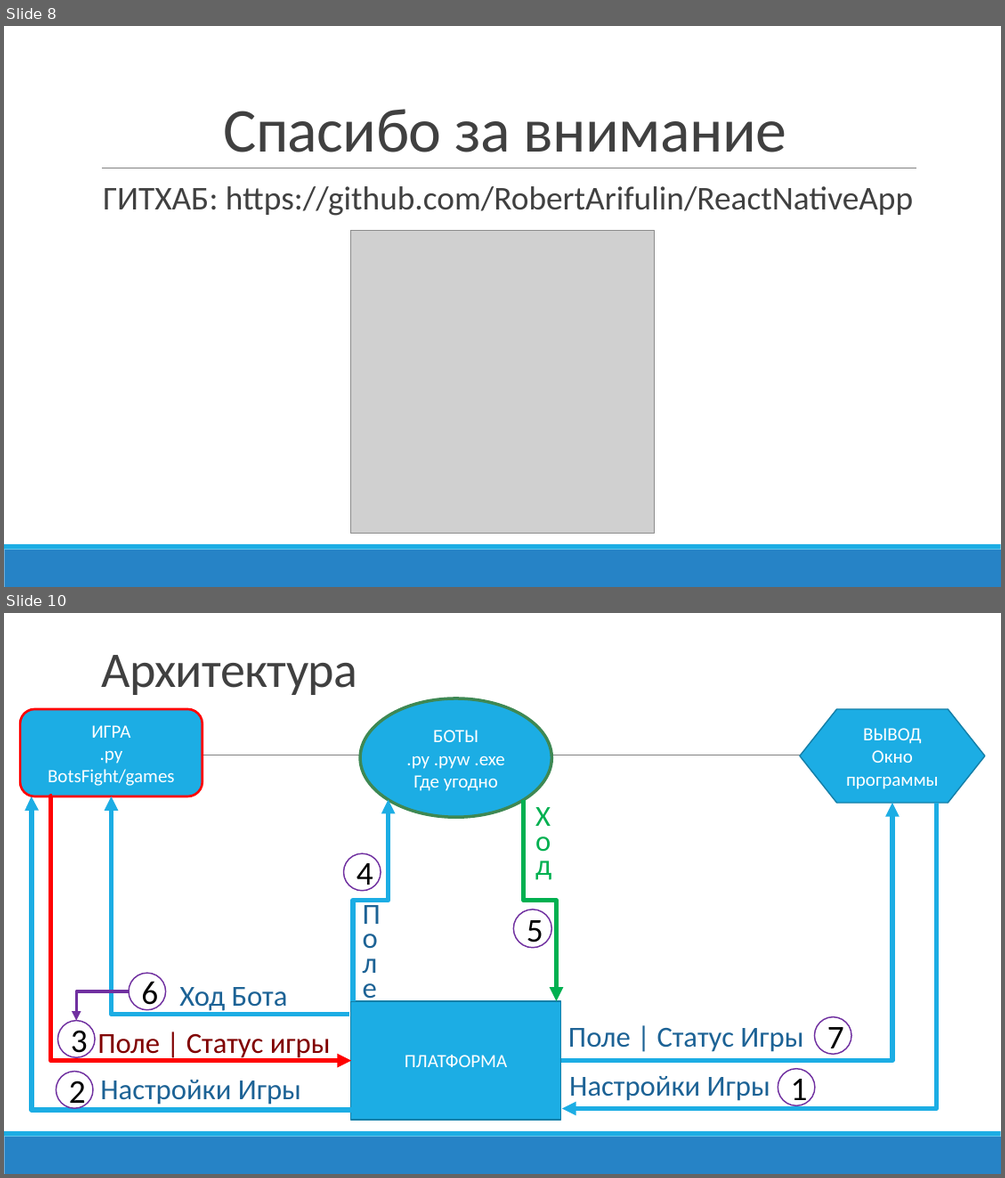
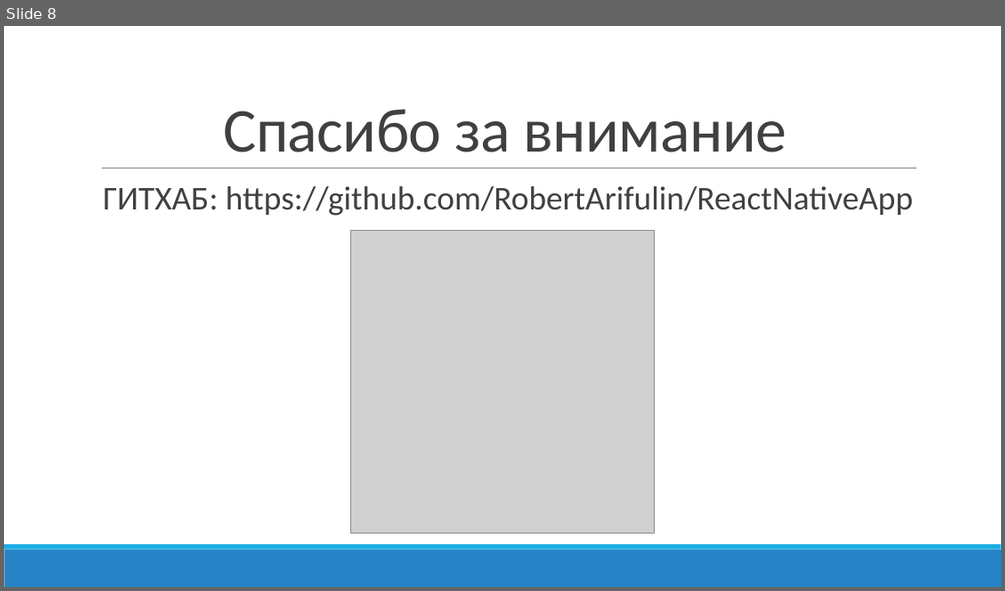
Before and after one commit to RobertArifulin/ReactNativeApp, a slide deck: docs/Арифулин Презентцаия проекта.pptx. Shown one above the other, each under a label of ours: slides 8 and 10 before the commit, slide 8 after it; the slides between them are not shown. The pictures are 1005x1178 and 1005x591 pixels, drawn with LibreOffice and Linux fonts; fonts in the diff are those of the drawing; grey boxes stand for pictures. Boxes give left, top, right and bottom in pixels: in the first picture for what was removed or moved away, otherwise in the second. Text is boxed around its words. In the diff, an @@ line names an element or a change of style, - is before the commit and + after.

```diff
--- a/docs/Арифулин Презентцаия проекта.pptx
+++ b/docs/Арифулин Презентцаия проекта.pptx
@@ slide 10 removed at (4,613,1001,1174), background #FFFFFF; not listed: 3 template elements that a slide beside it also shows @@
@@ title removed at (101,655,357,695) @@
-Архитектура
@@ rounded rectangle removed at (20,709,202,797) @@
-ИГРА
-.py
-BotsFight/games
@@ ellipse removed at (360,698,551,817) @@
-БОТЫ
-.py .pyw .exe
-Где угодно
@@ flow chart preparation removed at (800,709,985,803) @@
-ВЫВОД
-Окно программы
@@ elbow arrow removed from (404, 1110) to (32, 796) @@
@@ elbow arrow removed from (51, 796) to (351, 1060) @@
@@ elbow arrow removed from (349, 1013) to (111, 796) @@
@@ elbow arrow removed from (353, 1001) to (388, 800) @@
@@ elbow arrow removed from (524, 800) to (557, 1001) @@
@@ elbow arrow removed from (561, 1060) to (892, 803) @@
@@ elbow arrow removed from (937, 803) to (562, 1109) @@
@@ ellipse removed at (343,854,380,892) @@
-4
@@ ellipse removed at (513,909,551,948) @@
-5
@@ ellipse removed at (129,973,166,1010) @@
-6
@@ elbow arrow removed from (129, 991) to (77, 1021) @@
@@ text removed at (179,987,225,1013) @@
-Ход
@@ text removed at (232,987,288,1013) @@
-Ход Бота
@@ rectangle removed at (351,1001,561,1120) @@
-ПЛАТФОРМА
@@ ellipse removed at (57,1021,96,1058) @@
-3
@@ text removed at (97,1034,160,1060) @@
-Поле
@@ text removed at (186,1034,331,1060) @@
-Поле | Статус игры
@@ text removed at (568,1028,803,1052) @@
-Поле | Статус Игры
@@ ellipse removed at (815,1017,852,1054) @@
-7
@@ ellipse removed at (57,1071,94,1109) @@
-2
@@ text removed at (100,1079,301,1104) @@
-Настройки Игры
@@ text removed at (569,1076,770,1103) @@
-Настройки Игры
@@ ellipse removed at (778,1069,816,1106) @@
-1
```
Also in this commit, not shown: 3 slides changed, 6 other slides removed, 3 other files.
